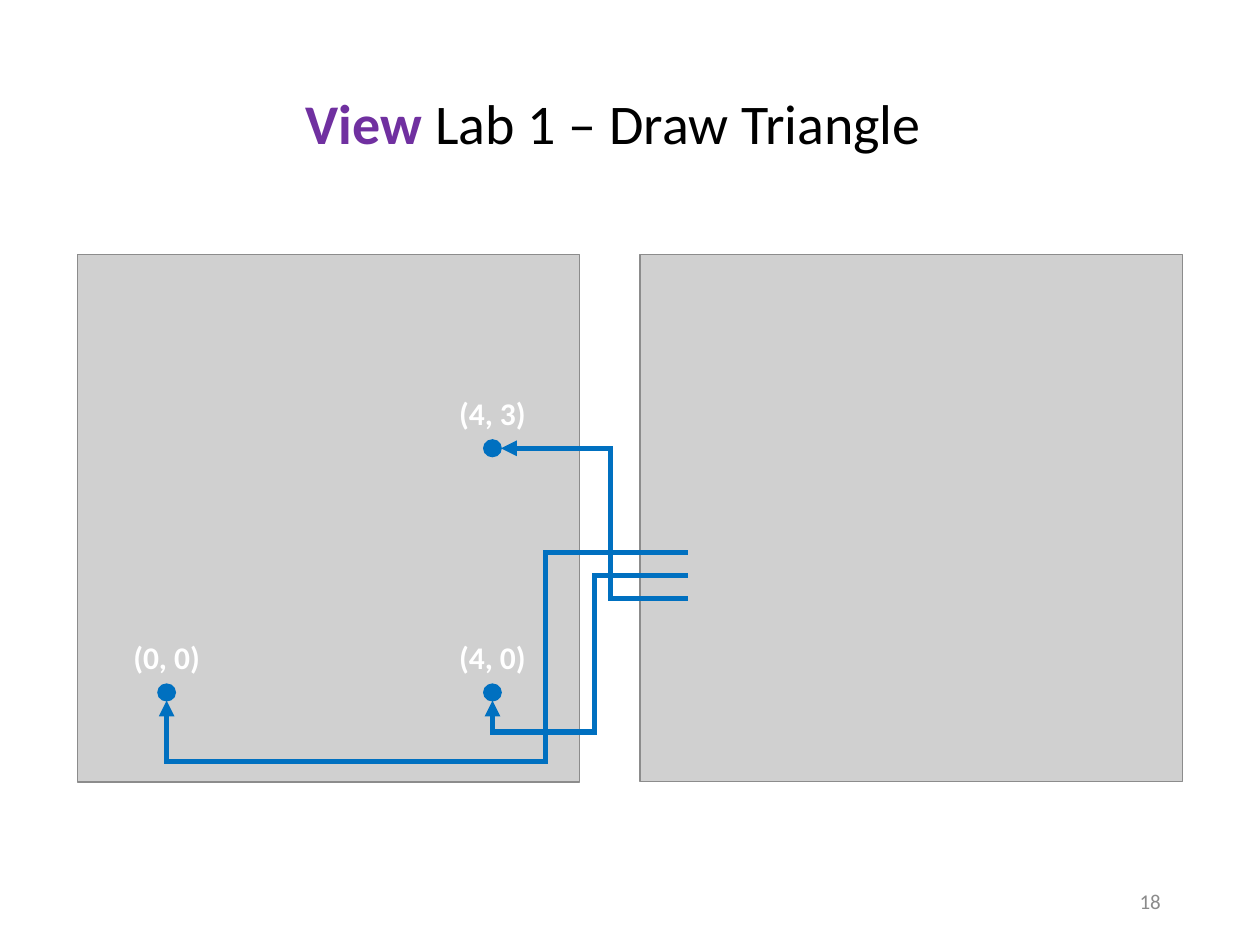
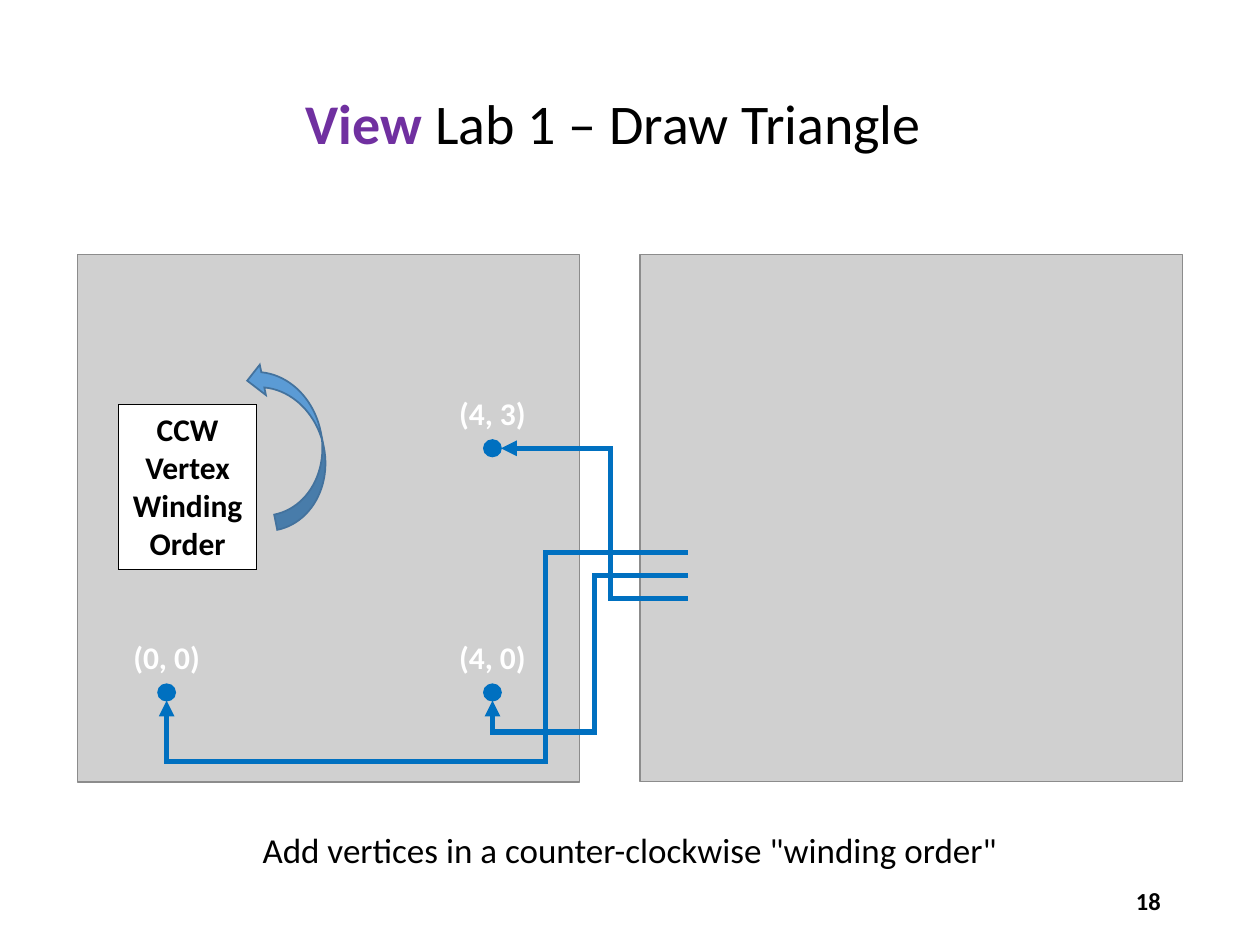
Before and after one commit to dbiersach/scicomp301-cpp-linux, a slide deck: slide 18 of session05/Session 05 - 2D Graphics, Polar Coordinates.pptx. Drawn at 1260x945 pixels with LibreOffice and Linux fonts; fonts in the diff are those of the drawing; grey boxes stand for pictures. Boxes give left, top, right and bottom in pixels: in the first picture for what was removed or moved away, otherwise in the second. Text is boxed around its words. In the diff, an @@ line names an element or a change of style, - is before the commit and + after.

```diff
--- a/session05/Session 05 - 2D Graphics, Polar Coordinates.pptx
+++ b/session05/Session 05 - 2D Graphics, Polar Coordinates.pptx
@@ curved up arrow added at bbox=[245, 353, 339, 530], fill #5B9BD5, outline #43739E 1 pt @@
@@ rectangle added at bbox=[118, 404, 256, 570], fill #FFFFFF, outline #000000 0.75 pt, 18 pt, text #000000, bold @@
+CCW Vertex Winding Order
@@ text added at bbox=[263, 838, 996, 869], 20 pt, text #000000 @@
+Add vertices in a counter-clockwise "winding order"
@@ page number at bbox=[1136, 893, 1161, 911]: size 12 to 14 pt, text colour #8C8C8C to #000000, bold on @@
```
Also in this commit, not shown: 6 other slides changed, 3 other files.
